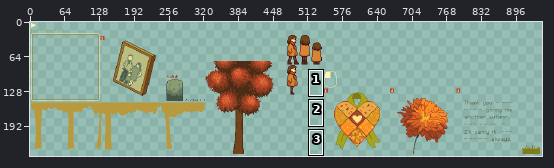
Two versions of one sprite sheet, assets/comfyjam1025.png. The picture above shows the old version from afar; the outline marks the close-up.
Close-up. Old version:
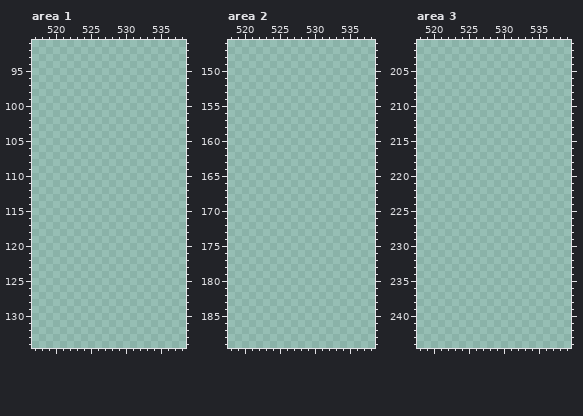
The file is 1024x256 pixels. Shown: area 1: x 517..538, y 91..134; area 2: x 518..538, y 146..189; area 3: x 518..539, y 201..244. The old version is drawn lined up with the new one. The wide view leaves out empty margins. The commit also changed other parts of the picture, which this record leaves out.
After:
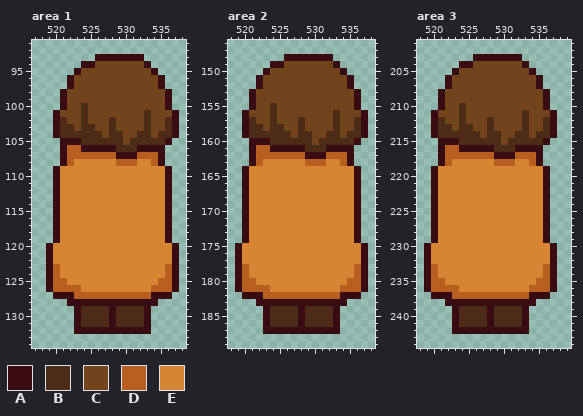
Palette (. is transparent): A #390c14  B #4d2c17  C #71441c  D #b65f21  E #d68533
Change:
drawings rearranged on the sheet (the old picture shows each at its new place)
--- area 1
@@ x 517..538 @@
  92 ......................
- 93 ......................
- 94 ......................
- 95 ......................
- 96 ......................
- 97 ......................
- 98 ......................
- 99 ......................
-100 ......................
-101 ......................
-102 ......................
-103 ......................
-104 ......................
-105 ......................
-106 ......................
-107 ......................
-108 ......................
-109 ......................
-110 ......................
-111 ......................
-112 ......................
-113 ......................
-114 ......................
-115 ......................
-116 ......................
-117 ......................
-118 ......................
-119 ......................
-120 ......................
-121 ......................
-122 ......................
-123 ......................
-124 ......................
-125 ......................
-126 ......................
-127 ......................
-128 ......................
-129 ......................
-130 ......................
-131 ......................
-132 ......................
+ 93 .........AAAAAAA......
+ 94 .......AACCCCCCCA.....
+ 95 ......ACCCCCCCCCCA....
+ 96 .....ACCCCCCCCCCCCA...
+ 97 .....ACCCCCCCCCCCCA...
+ 98 ....ACCCCCCCCCCCCCCA..
+ 99 ....ACCCCCCCCCCCCCCA..
+100 ....ACCBCCCCCCCCCCCA..
+101 ...ACCCBCCCCCCCCBCCCA.
+102 ...ABCCBCCCBCCCCBCCBA.
+103 ...ABBCBBCCBCCCCBCCBA.
+104 ...ABBBBBBCBBCCBBCBBA.
+105 ....AAABBBBBBCBBBBBA..
+106 ....ADDAAAAABBBAAAA...
+107 ....ADDDDDDDAAADDDA...
+108 ....ADEEEEEEDDDEEDA...
+109 ...AEEEEEEEEEEEEEEEA..
+110 ...AEEEEEEEEEEEEEEEA..
+111 ...AEEEEEEEEEEEEEEEA..
+112 ...AEEEEEEEEEEEEEEEA..
+113 ...AEEEEEEEEEEEEEEEA..
+114 ...AEEEEEEEEEEEEEEEA..
+115 ...AEEEEEEEEEEEEEEEA..
+116 ...AEEEEEEEEEEEEEEEA..
+117 ...AEEEEEEEEEEEEEEEA..
+118 ...AEEEEEEEEEEEEEEEA..
+119 ...AEEEEEEEEEEEEEEEA..
+120 ..AEEEEEEEEEEEEEEEEEA.
+121 ..AEEEEEEEEEEEEEEEEEA.
+122 ..AEEEEEEEEEEEEEEEEEA.
+123 ..ADEEEEEEEEEEEEEEEDA.
+124 ..ADEEEEEEEEEEEEEEEDA.
+125 ..ADDEEEEEEEEEEEEEDDA.
+126 ..ADDDDEEEEEEEEEEDDDA.
+127 ...AAADDDDDDDDDDDAAA..
+128 .....AAAAAAAAAAAAA....
+129 ......ABBBBABBBBA.....
+130 ......ABBBBABBBBA.....
+131 ......ABBBBABBBBA.....
+132 ......AAAAAAAAAAA.....
 133 ......................
--- area 2
@@ x 518..538 @@
 147 .....................
-148 .....................
-149 .....................
-150 .....................
-151 .....................
-152 .....................
-153 .....................
-154 .....................
-155 .....................
-156 .....................
-157 .....................
-158 .....................
-159 .....................
-160 .....................
-161 .....................
-162 .....................
-163 .....................
-164 .....................
-165 .....................
-166 .....................
-167 .....................
-168 .....................
-169 .....................
-170 .....................
-171 .....................
-172 .....................
-173 .....................
-174 .....................
-175 .....................
-176 .....................
-177 .....................
-178 .....................
-179 .....................
-180 .....................
-181 .....................
-182 .....................
-183 .....................
-184 .....................
-185 .....................
-186 .....................
-187 .....................
+148 ........AAAAAAA......
+149 ......AACCCCCCCA.....
+150 .....ACCCCCCCCCCA....
+151 ....ACCCCCCCCCCCCA...
+152 ....ACCCCCCCCCCCCA...
+153 ...ACCCCCCCCCCCCCCA..
+154 ...ACCCCCCCCCCCCCCA..
+155 ...ACCBCCCCCCCCCCCA..
+156 ..ACCCBCCCCCCCCBCCCA.
+157 ..ABCCBCCCBCCCCBCCBA.
+158 ..ABBCBBCCBCCCCBCCBA.
+159 ..ABBBBBBCBBCCBBCBBA.
+160 ...AAABBBBBBCBBBBBA..
+161 ...ADDAAAAABBBAAAA...
+162 ...ADDDDDDDAAADDDA...
+163 ...ADEEEEEEDDDEEDA...
+164 ..AEEEEEEEEEEEEEEEA..
+165 ..AEEEEEEEEEEEEEEEA..
+166 ..AEEEEEEEEEEEEEEEA..
+167 ..AEEEEEEEEEEEEEEEA..
+168 ..AEEEEEEEEEEEEEEEA..
+169 ..AEEEEEEEEEEEEEEEA..
+170 ..AEEEEEEEEEEEEEEEA..
+171 ..AEEEEEEEEEEEEEEEA..
+172 ..AEEEEEEEEEEEEEEEA..
+173 ..AEEEEEEEEEEEEEEEA..
+174 ..AEEEEEEEEEEEEEEEA..
+175 .AEEEEEEEEEEEEEEEEEA.
+176 .AEEEEEEEEEEEEEEEEEA.
+177 .AEEEEEEEEEEEEEEEEEA.
+178 .ADEEEEEEEEEEEEEEEDA.
+179 .ADEEEEEEEEEEEEEEEDA.
+180 .ADDEEEEEEEEEEEEEDDA.
+181 .ADDDDEEEEEEEEEEDDDA.
+182 ..AAADDDDDDDDDDDAAA..
+183 ....AAAAAAAAAAAAA....
+184 .....ABBBBABBBBA.....
+185 .....ABBBBABBBBA.....
+186 .....ABBBBABBBBA.....
+187 .....AAAAAAAAAAA.....
 188 .....................
--- area 3
@@ x 518..539 @@
 202 ......................
-203 ......................
-204 ......................
-205 ......................
-206 ......................
-207 ......................
-208 ......................
-209 ......................
-210 ......................
-211 ......................
-212 ......................
-213 ......................
-214 ......................
-215 ......................
-216 ......................
-217 ......................
-218 ......................
-219 ......................
-220 ......................
-221 ......................
-222 ......................
-223 ......................
-224 ......................
-225 ......................
-226 ......................
-227 ......................
-228 ......................
-229 ......................
-230 ......................
-231 ......................
-232 ......................
-233 ......................
-234 ......................
-235 ......................
-236 ......................
-237 ......................
-238 ......................
-239 ......................
-240 ......................
-241 ......................
-242 ......................
+203 ........AAAAAAA.......
+204 ......AACCCCCCCA......
+205 .....ACCCCCCCCCCA.....
+206 ....ACCCCCCCCCCCCA....
+207 ....ACCCCCCCCCCCCA....
+208 ...ACCCCCCCCCCCCCCA...
+209 ...ACCCCCCCCCCCCCCA...
+210 ...ACCBCCCCCCCCCCCA...
+211 ..ACCCBCCCCCCCCBCCCA..
+212 ..ABCCBCCCBCCCCBCCBA..
+213 ..ABBCBBCCBCCCCBCCBA..
+214 ..ABBBBBBCBBCCBBCBBA..
+215 ...AAABBBBBBCBBBBBA...
+216 ...ADDAAAAABBBAAAA....
+217 ...ADDDDDDDAAADDDA....
+218 ...ADEEEEEEDDDEEDA....
+219 ..AEEEEEEEEEEEEEEEA...
+220 ..AEEEEEEEEEEEEEEEA...
+221 ..AEEEEEEEEEEEEEEEA...
+222 ..AEEEEEEEEEEEEEEEA...
+223 ..AEEEEEEEEEEEEEEEA...
+224 ..AEEEEEEEEEEEEEEEA...
+225 ..AEEEEEEEEEEEEEEEA...
+226 ..AEEEEEEEEEEEEEEEA...
+227 ..AEEEEEEEEEEEEEEEA...
+228 ..AEEEEEEEEEEEEEEEA...
+229 ..AEEEEEEEEEEEEEEEA...
+230 .AEEEEEEEEEEEEEEEEEA..
+231 .AEEEEEEEEEEEEEEEEEA..
+232 .AEEEEEEEEEEEEEEEEEA..
+233 .ADEEEEEEEEEEEEEEEDA..
+234 .ADEEEEEEEEEEEEEEEDA..
+235 .ADDEEEEEEEEEEEEEDDA..
+236 .ADDDDEEEEEEEEEEDDDA..
+237 ..AAADDDDDDDDDDDAAA...
+238 ....AAAAAAAAAAAAA.....
+239 .....ABBBBABBBBA......
+240 .....ABBBBABBBBA......
+241 .....ABBBBABBBBA......
+242 .....AAAAAAAAAAA......
 243 ......................
Changed places in both close-ups, as pixel boxes (x1, y1, x2, y2):
added: (46, 54, 179, 334)
added: (235, 54, 368, 334)
added: (424, 54, 557, 334)
